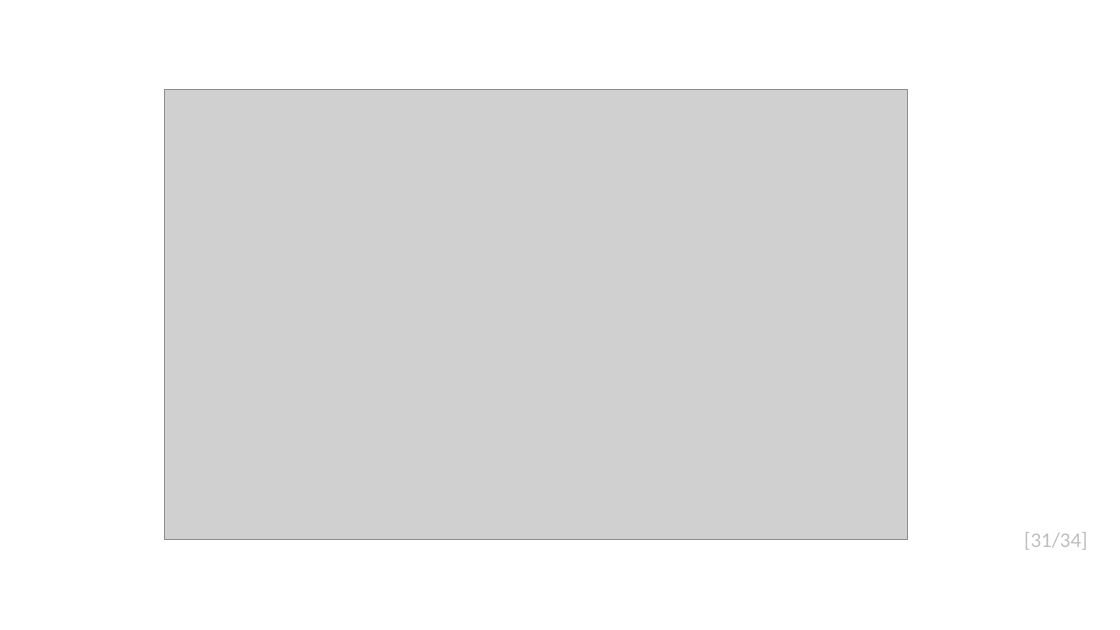
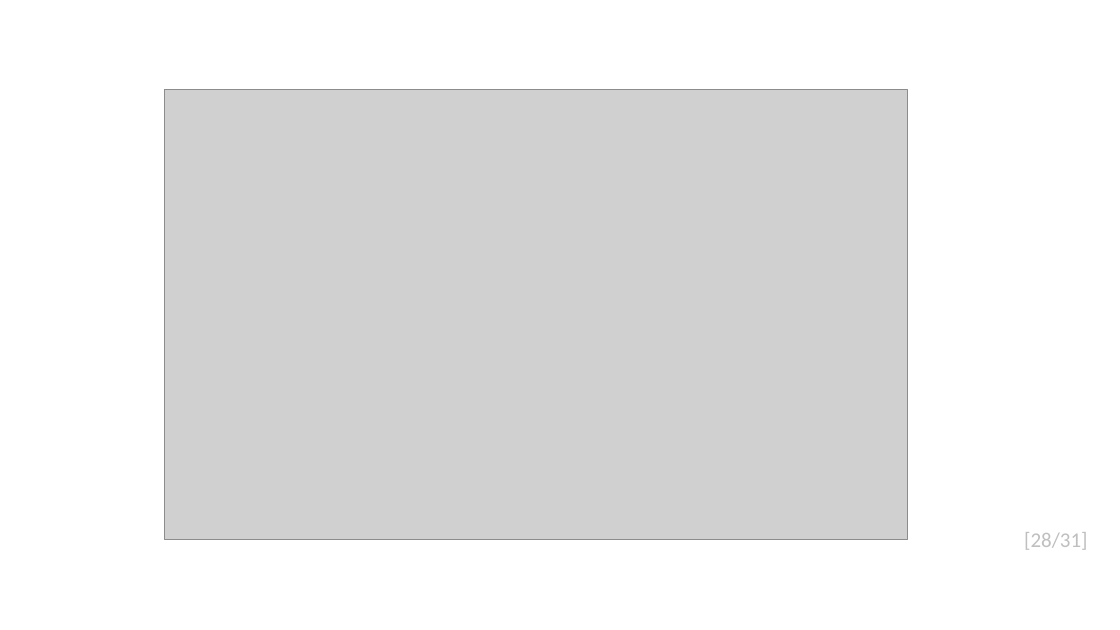
Before and after one commit to LMladenovic/MScThesisPPTX, a slide deck: slide 29 of MATF_primer_prezentacije.pptx (slide 32 before the commit). Drawn at 1120x630 pixels with LibreOffice and Linux fonts; fonts in the diff are those of the drawing; grey boxes stand for pictures; background and template pictures are left out. Boxes give left, top, right and bottom in pixels: in the first picture for what was removed or moved away, otherwise in the second. Text is boxed around its words. In the diff, an @@ line names an element or a change of style, - is before the commit and + after.

```diff
--- a/MATF_primer_prezentacije.pptx
+++ b/MATF_primer_prezentacije.pptx
@@ text at [1024,532,1087,550]: text changed @@
-[31/34]
+[28/31]
```
Also in this commit, not shown: 27 other slides changed, 3 slides added, 6 slides removed.
